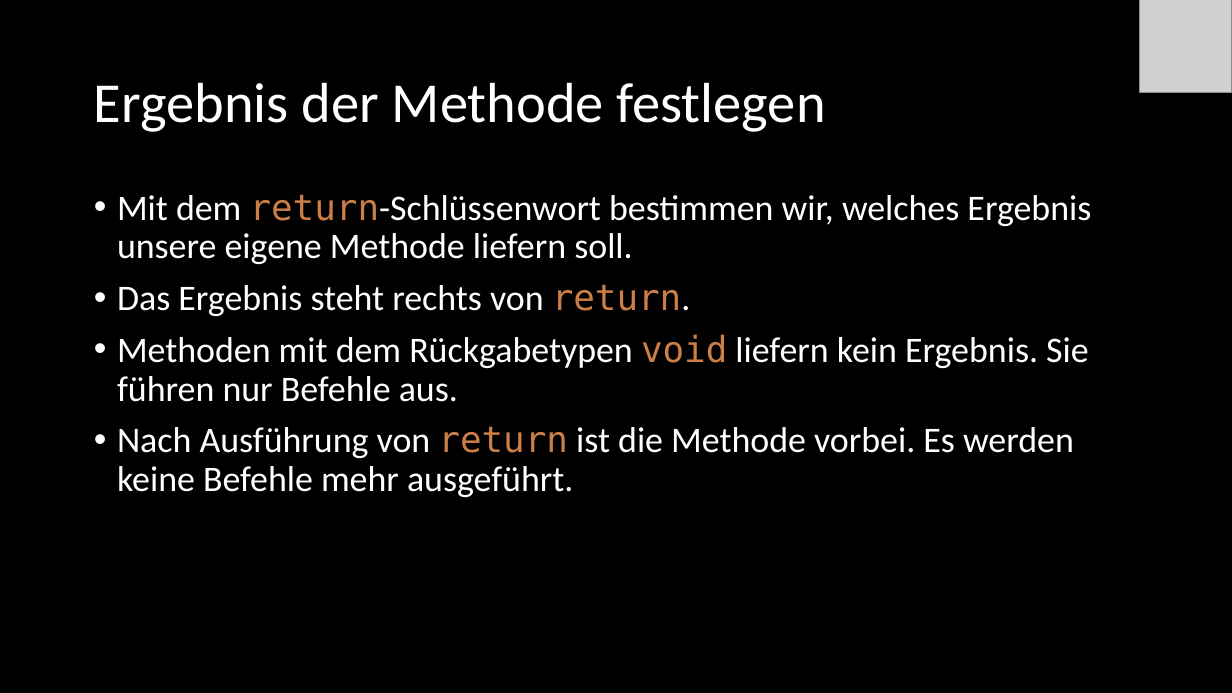
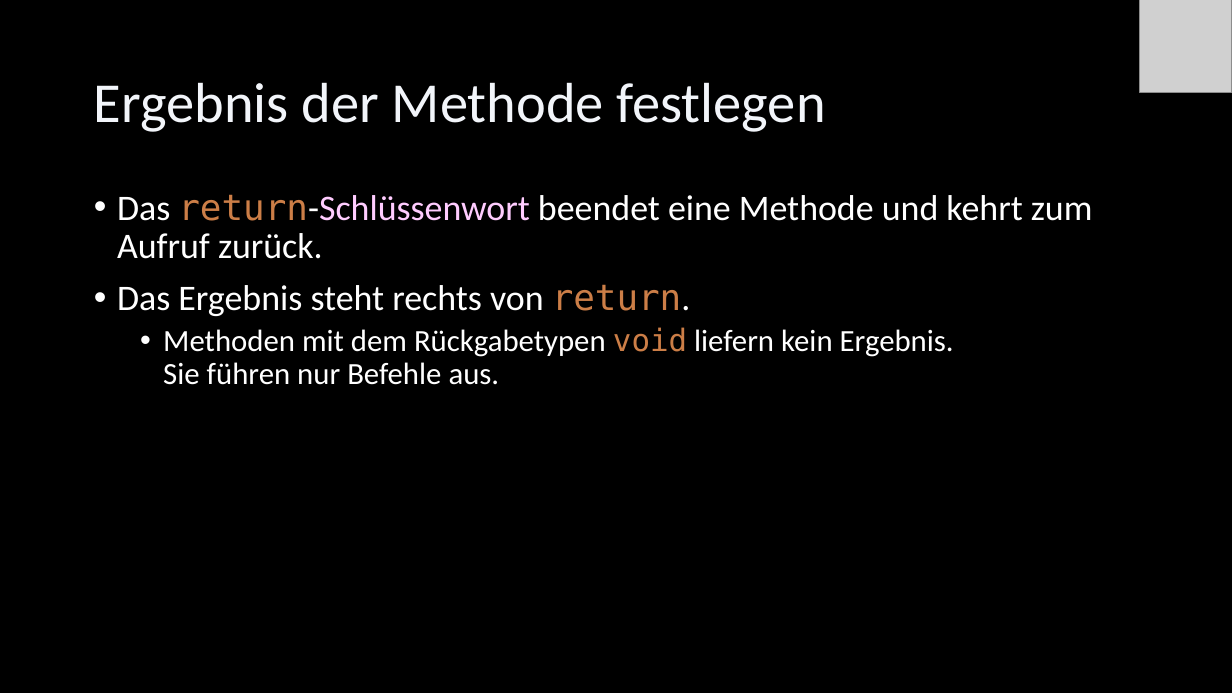
Before and after one commit to Cactusroot/Java, a slide deck: slide 20 of src/Java.pptx. Drawn at 1232x693 pixels with LibreOffice and Linux fonts; fonts in the diff are those of the drawing; grey boxes stand for pictures. Boxes give left, top, right and bottom in pixels: in the first picture for what was removed or moved away, otherwise in the second. Text is boxed around its words. In the diff, an @@ line names an element or a change of style, - is before the commit and + after.

```diff
--- a/src/Java.pptx
+++ b/src/Java.pptx
@@ text at [117,194,1093,259]: text changed @@
-• Mit dem return-Schlüssenwort bestimmen wir, welches Ergebnis unsere eigene Methode liefern soll.
+• Das return-Schlüssenwort beendet eine Methode und kehrt zum Aufruf zurück.
@@ text at [163,327,954,385]: size 28 to 24 pt in "Methoden mit dem Rückgabetypen void liefern kein ..."; list level 1 to 2 in "Methoden mit dem Rückgabetypen void ..." @@
@@ text at [117,426,1074,497]: paragraph removed @@
-• Nach Ausführung von return ist die Methode vorbei. Es werden keine Befehle mehr ausgeführt.
```
Also in this commit, not shown: 75 other slides changed, 3 slides added, 1 slide removed.
